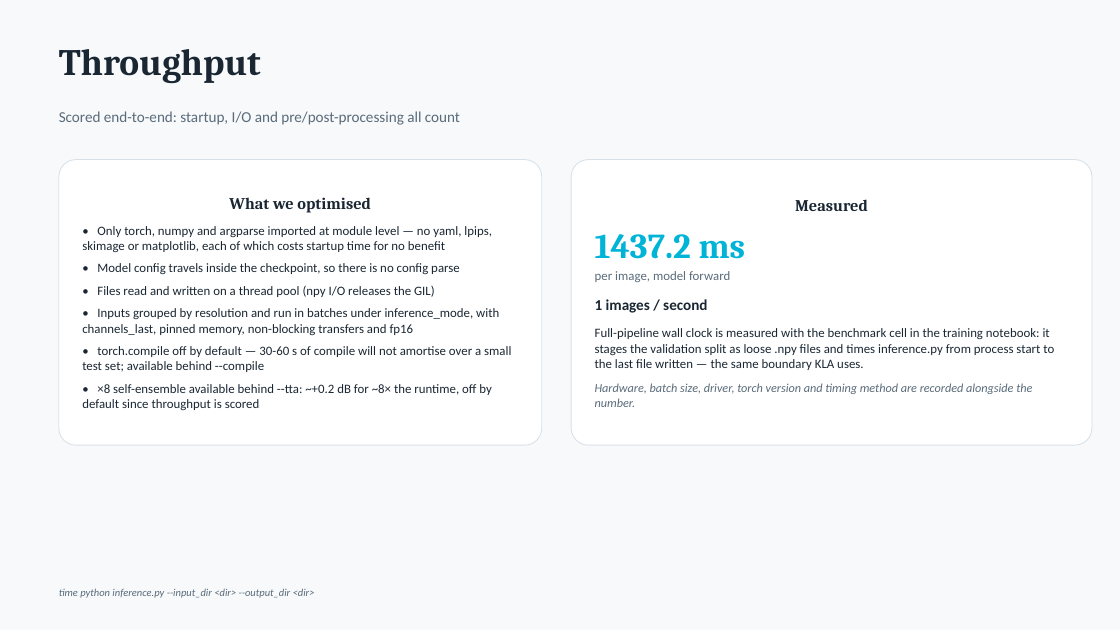
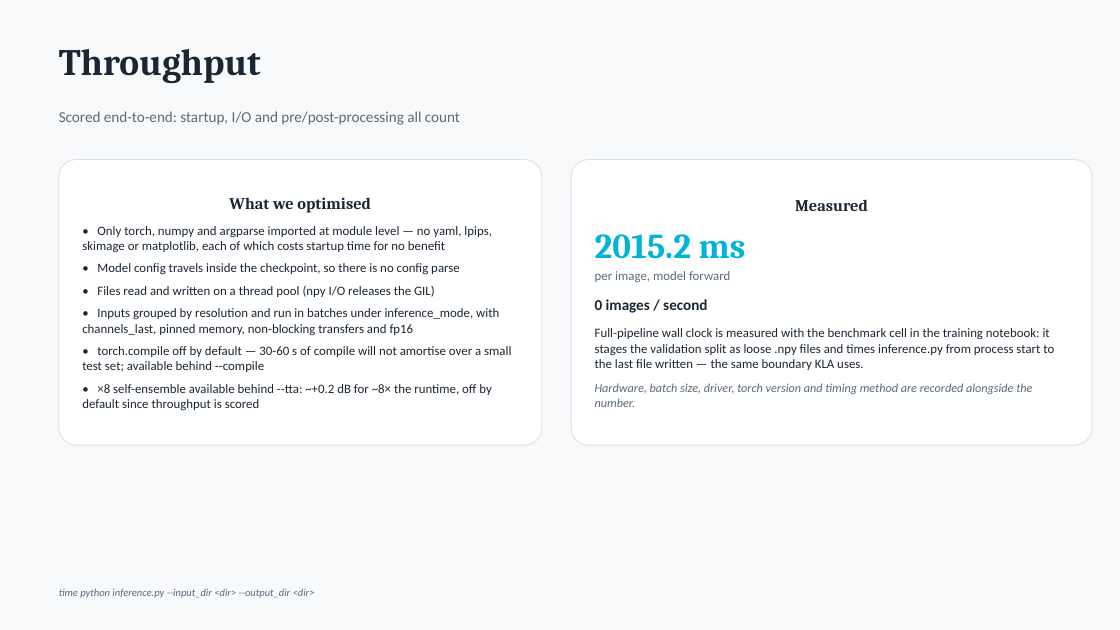
Before and after one commit to 23f2001033/kla-restore, a slide deck: slide 10 of solution_presentation.pptx. Drawn at 1120x630 pixels with LibreOffice and Linux fonts; fonts in the diff are those of the drawing. Boxes give left, top, right and bottom in pixels: in the first picture for what was removed or moved away, otherwise in the second. Text is boxed around its words. In the diff, an @@ line names an element or a change of style, - is before the commit and + after.

```diff
--- a/solution_presentation.pptx
+++ b/solution_presentation.pptx
@@ text in rounded rectangle at (x1=595, y1=234, x2=746, y2=259): text changed @@
-1437.2 ms
+2015.2 ms
@@ text in rounded rectangle at (x1=595, y1=299, x2=707, y2=313): text changed @@
-1 images / second
+0 images / second
```
Also in this commit, not shown: 1 other slide changed, 1 other file.
